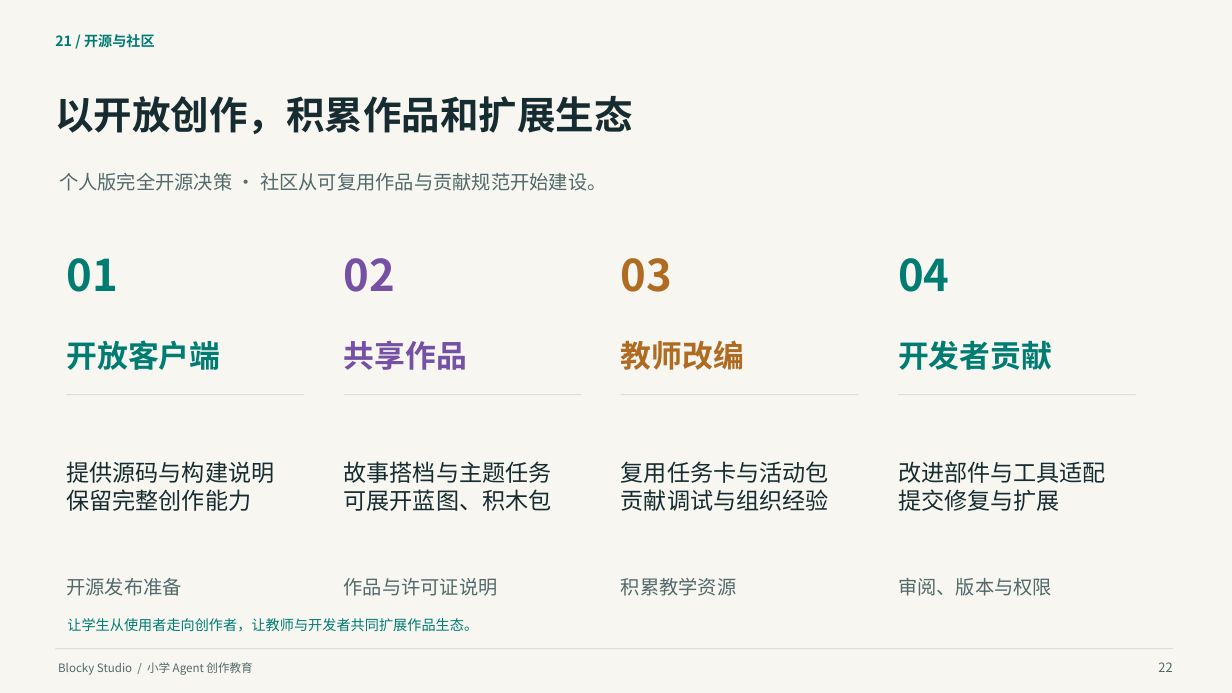
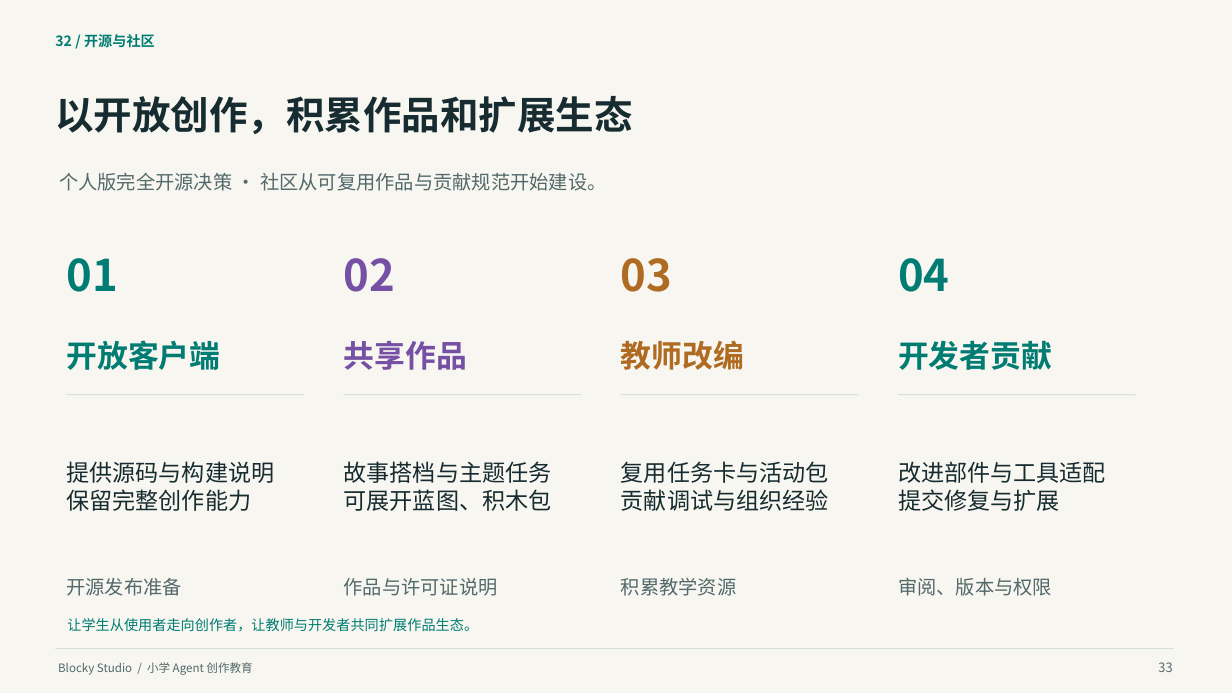
Before and after one commit to q2955161835-debug/Blocky-AI, a slide deck: slide 33 of doc/交付/2026-10-03-答辩与商业计划书/Blocky-Studio-小学Agent创作教育-2026-10-03.pptx (slide 22 before the commit). Drawn at 1232x693 pixels with LibreOffice and Linux fonts; fonts in the diff are those of the drawing. Boxes give left, top, right and bottom in pixels: in the first picture for what was removed or moved away, otherwise in the second. Text is boxed around its words. In the diff, an @@ line names an element or a change of style, - is before the commit and + after.

```diff
--- a/doc/交付/2026-10-03-答辩与商业计划书/Blocky-Studio-小学Agent创作教育-2026-10-03.pptx
+++ b/doc/交付/2026-10-03-答辩与商业计划书/Blocky-Studio-小学Agent创作教育-2026-10-03.pptx
@@ text at (55,34,155,48): text changed @@
-21 / 开源与社区
+32 / 开源与社区
@@ text at (1158,662,1172,672): text changed @@
-22
+33
```
Also in this commit, not shown: 34 other slides changed, 9 slides added, 1 slide removed, 52 other files.
